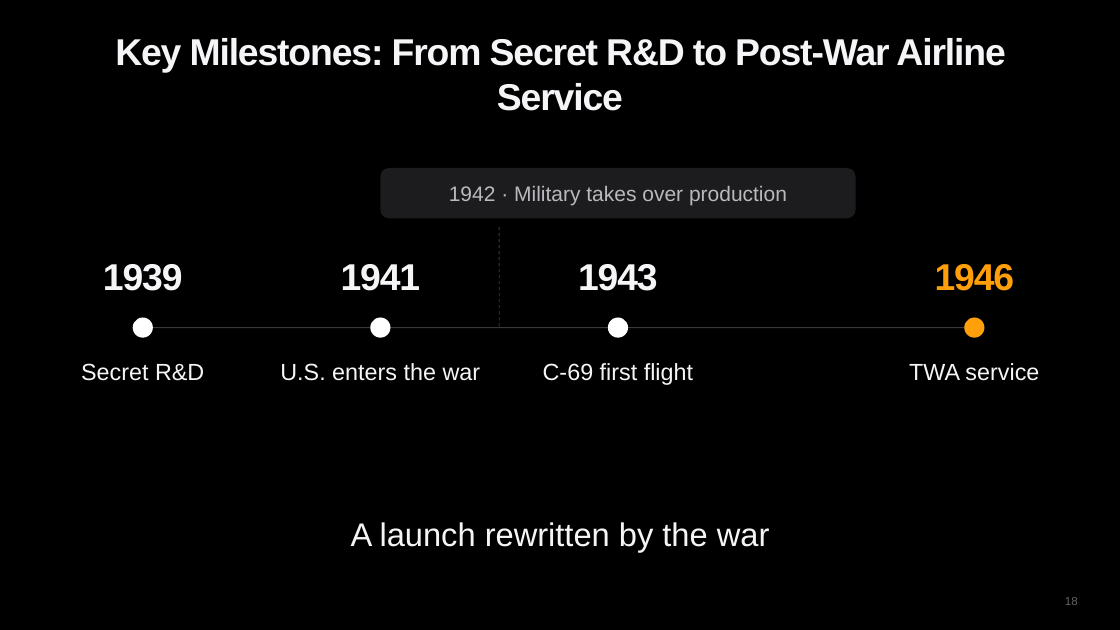
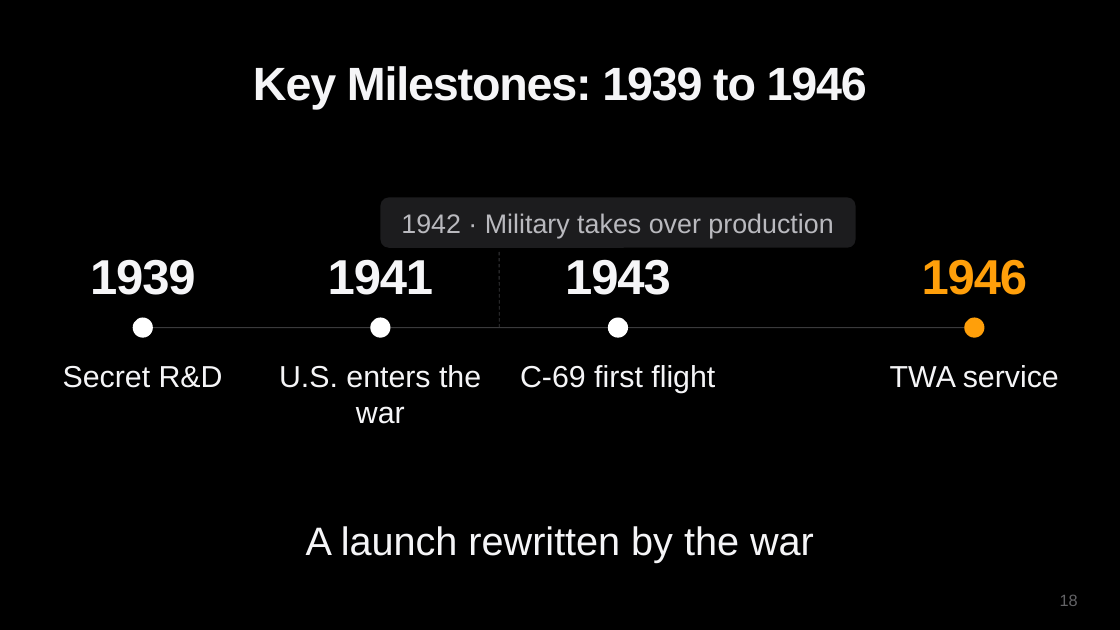
Before and after one commit to diuneilomochaufahai/claude, a slide deck: slide 18 of Constellation_Visual_Pitch_EN.pptx. Drawn at 1120x630 pixels with LibreOffice and Linux fonts; fonts in the diff are those of the drawing. Boxes give left, top, right and bottom in pixels: in the first picture for what was removed or moved away, otherwise in the second. Text is boxed around its words. In the diff, an @@ line names an element or a change of style, - is before the commit and + after.

```diff
--- a/Constellation_Visual_Pitch_EN.pptx
+++ b/Constellation_Visual_Pitch_EN.pptx
@@ title at (x1=253, y1=66, x2=867, y2=109): text changed; size 32 to 40 pt @@
-Key Milestones: From Secret R&D to Post-War Airline Service
+Key Milestones: 1939 to 1946
@@ text "1942 · Military takes over ..." moved from (x1=449, y1=186, x2=787, y2=206) to (x1=401, y1=213, x2=833, y2=238) @@
@@ rounded rectangle moved from (x1=381, y1=168, x2=856, y2=218) to (x1=381, y1=197, x2=856, y2=248) @@
@@ text "1942 · Military takes over ..." at (x1=401, y1=213, x2=833, y2=238): size 18 to 23 pt @@
@@ line moved from (499, 227) - (499, 328) to (499, 252) - (499, 328) @@
@@ size 32 to 42 pt in 4 elements at (x1=90, y1=259, x2=196, y2=295), (x1=328, y1=259, x2=434, y2=295), (x1=565, y1=259, x2=671, y2=295), (x1=922, y1=259, x2=1028, y2=295) @@
@@ size 20 to 26 pt in 4 elements at (x1=63, y1=365, x2=223, y2=388), (x1=279, y1=365, x2=481, y2=424), (x1=520, y1=365, x2=715, y2=393), (x1=890, y1=365, x2=1059, y2=388) @@
@@ text "A launch rewritten by the ..." moved from (x1=351, y1=522, x2=770, y2=552) to (x1=306, y1=526, x2=814, y2=563) @@
@@ text "A launch rewritten by the ..." at (x1=306, y1=526, x2=814, y2=563): size 28 to 34 pt; more space between paragraphs @@
@@ page number at (x1=1060, y1=595, x2=1078, y2=606): size 10 to 14 pt @@
```
Also in this commit, not shown: 27 other slides changed, 1 slide removed, 2 other files.
